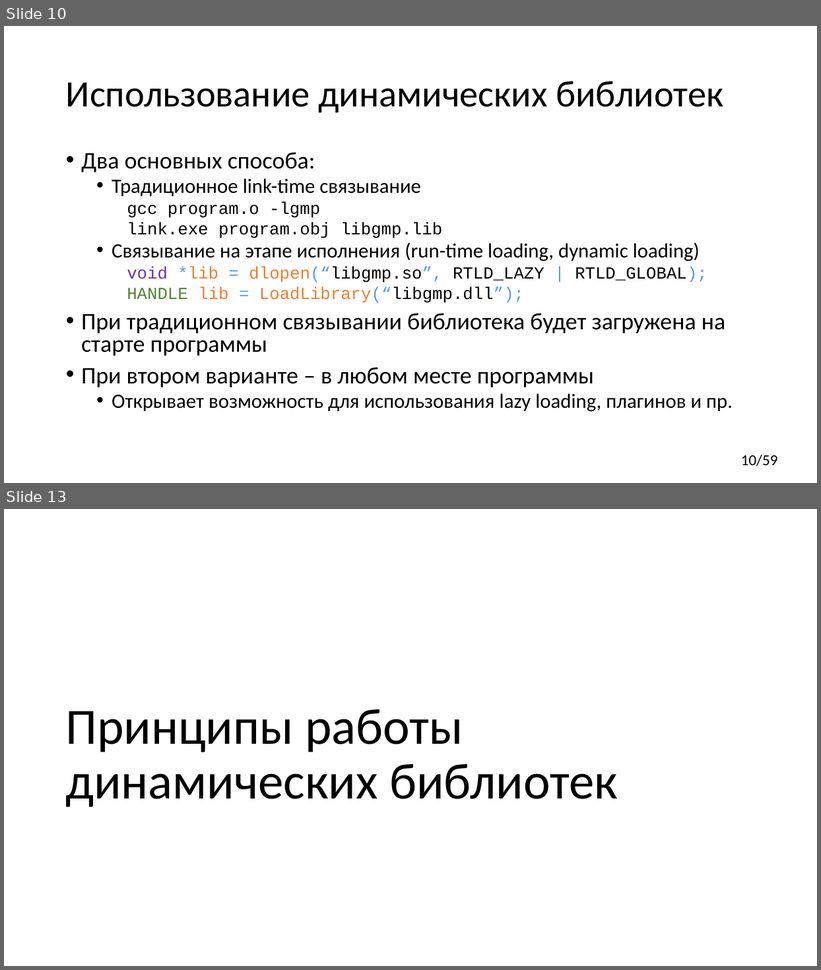
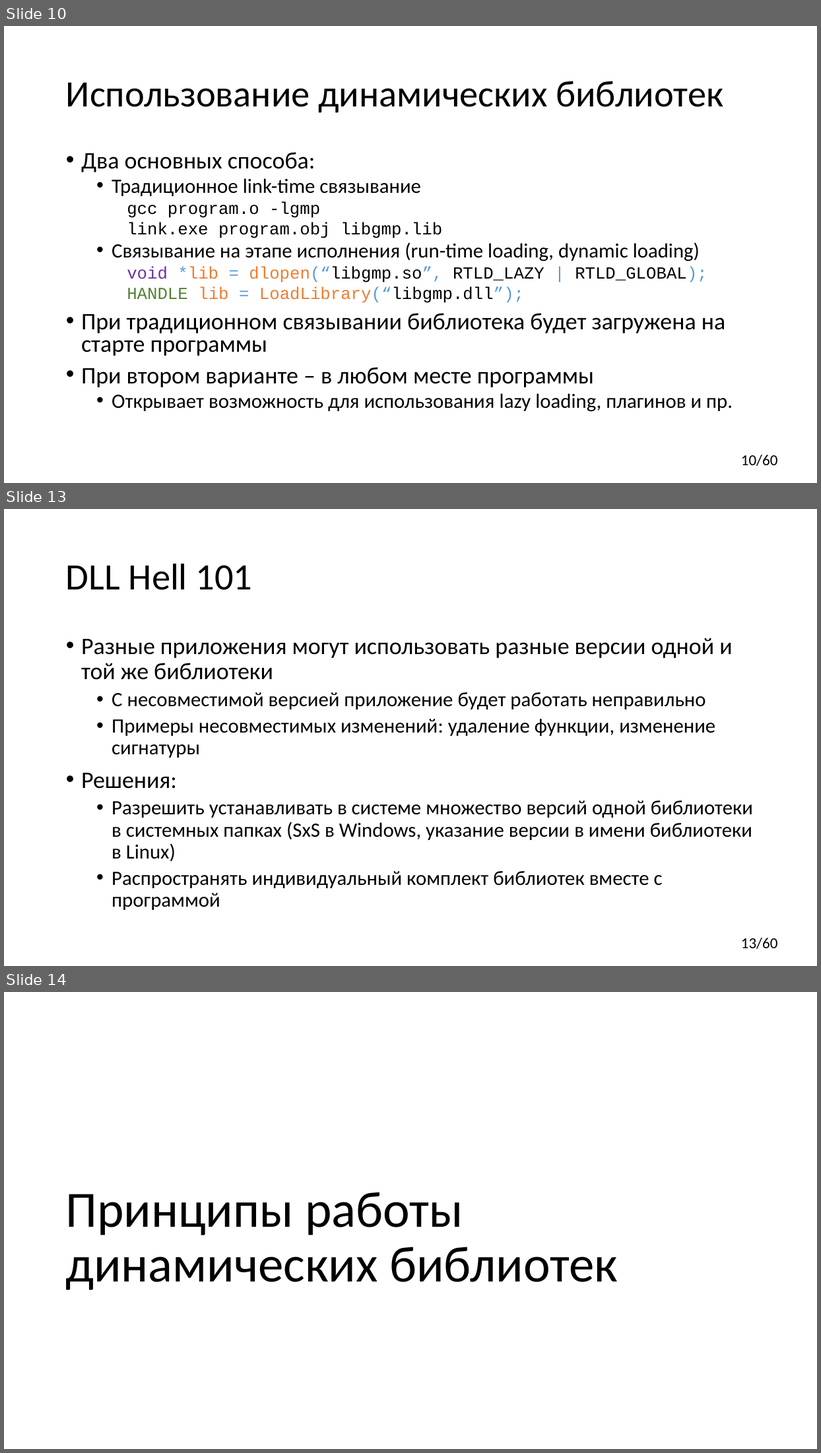
Before and after one commit to yugr/CppRussia, a slide deck: 2024/RU.pptx. Shown one above the other, each under a label of ours: slides 10 and 13 before the commit, slides 10, 13 and 14 after it; the slides between them are not shown. The pictures are 821x970 and 821x1453 pixels, drawn with LibreOffice and Linux fonts; fonts in the diff are those of the drawing. Boxes give left, top, right and bottom in pixels: in the first picture for what was removed or moved away, otherwise in the second. Text is boxed around its words. In the diff, an @@ line names an element or a change of style, - is before the commit and + after.

Commit message:
Added slide about DLL hell.

```diff
--- a/2024/RU.pptx
+++ b/2024/RU.pptx
@@ slide 13 added at box(4, 509, 817, 966), background #FFFFFF; not listed: 1 template element that a slide beside it also shows @@
@@ title added at box(66, 563, 253, 590), 44 pt, text #000000 @@
+DLL Hell 101
@@ text added at box(81, 638, 753, 910), 24 pt, text #000000 @@
+• Разные приложения могут использовать разные версии одной и той же библиотеки
+  • С несовместимой версией приложение будет работать неправильно
+  • Примеры несовместимых изменений: удаление функции, изменение сигнатуры
+• Решения:
+  • Разрешить устанавливать в системе множество версий одной библиотеки в системных папках (SxS в Windows, указание версии в имени библиотеки в Linux)
+  • Распространять индивидуальный комплект библиотек вместе с программой
@@ page number at box(741, 455, 778, 466): text changed @@
-10/59
+10/60
@@ what was slide 13 is now slide 14 @@
```
Also in this commit, not shown: 3 slides changed, 1 other file.
